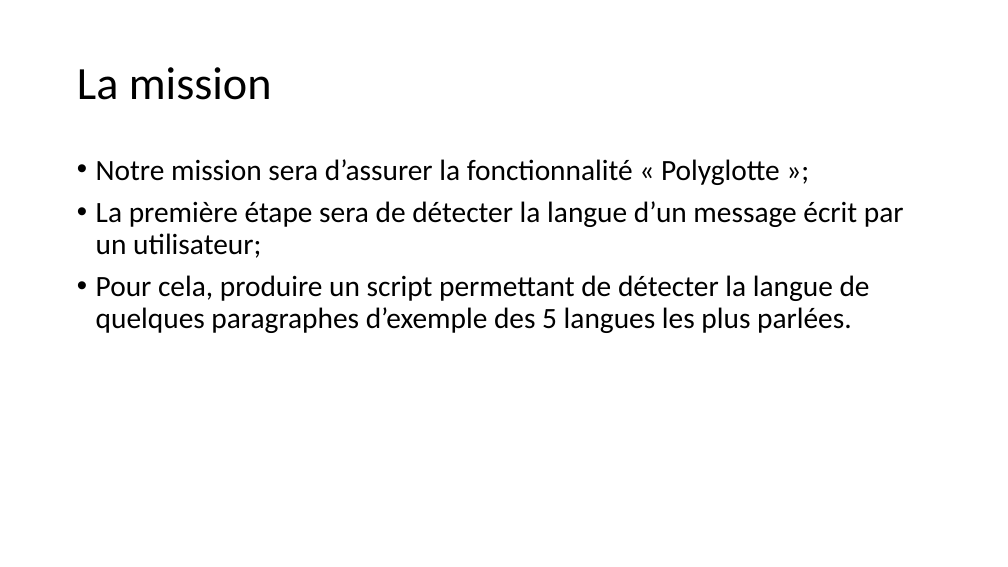
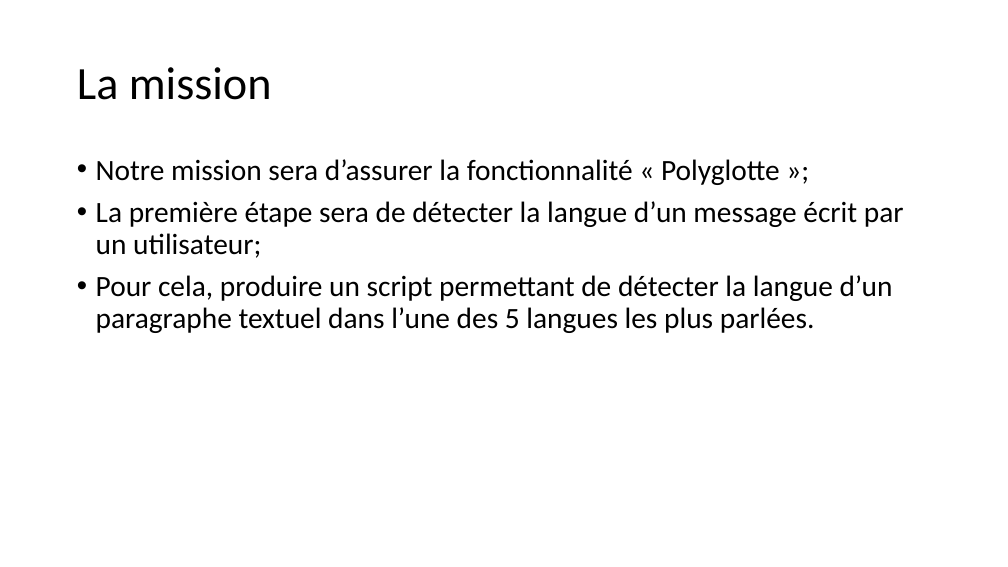
Before and after one commit to audricFeuyan/P1_FEUYAN_TCHOUO_Detection_Langue_Microsoft_Azure, a slide deck: slide 4 of P1_02_presentation.pptx. Drawn at 1008x567 pixels with LibreOffice and Linux fonts; fonts in the diff are those of the drawing. Boxes give left, top, right and bottom in pixels: in the first picture for what was removed or moved away, otherwise in the second. Text is boxed around its words. In the diff, an @@ line names an element or a change of style, - is before the commit and + after.

```diff
--- a/P1_02_presentation.pptx
+++ b/P1_02_presentation.pptx
@@ text at [96,275,893,333]: text changed @@
-• Pour cela, produire un script permettant de détecter la langue de quelques paragraphes d’exemple des 5 langues les plus parlées.
+• Pour cela, produire un script permettant de détecter la langue d’un paragraphe textuel dans l’une des 5 langues les plus parlées.
```
Also in this commit, not shown: 3 other slides changed, 8 other files.
